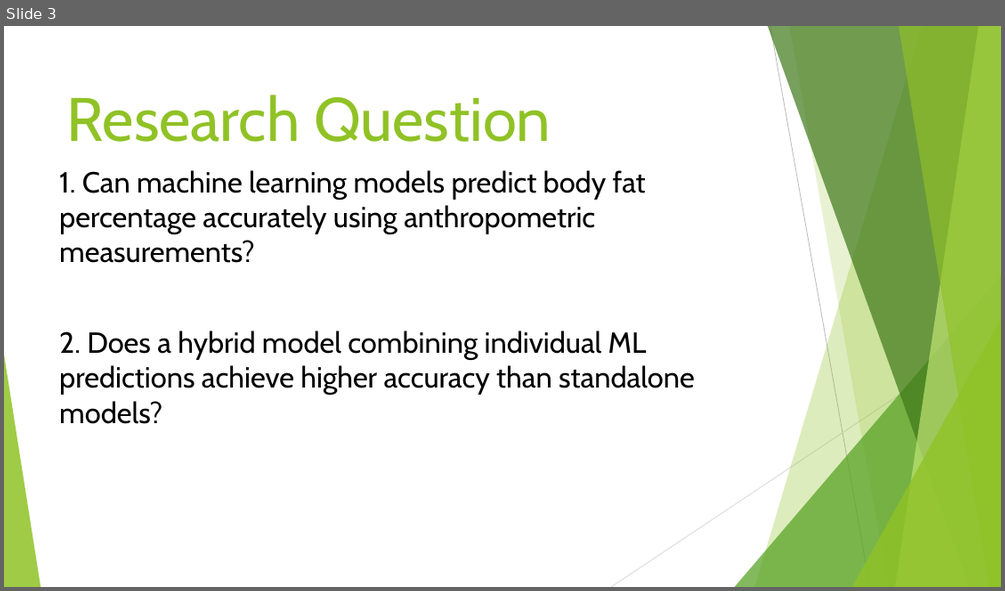
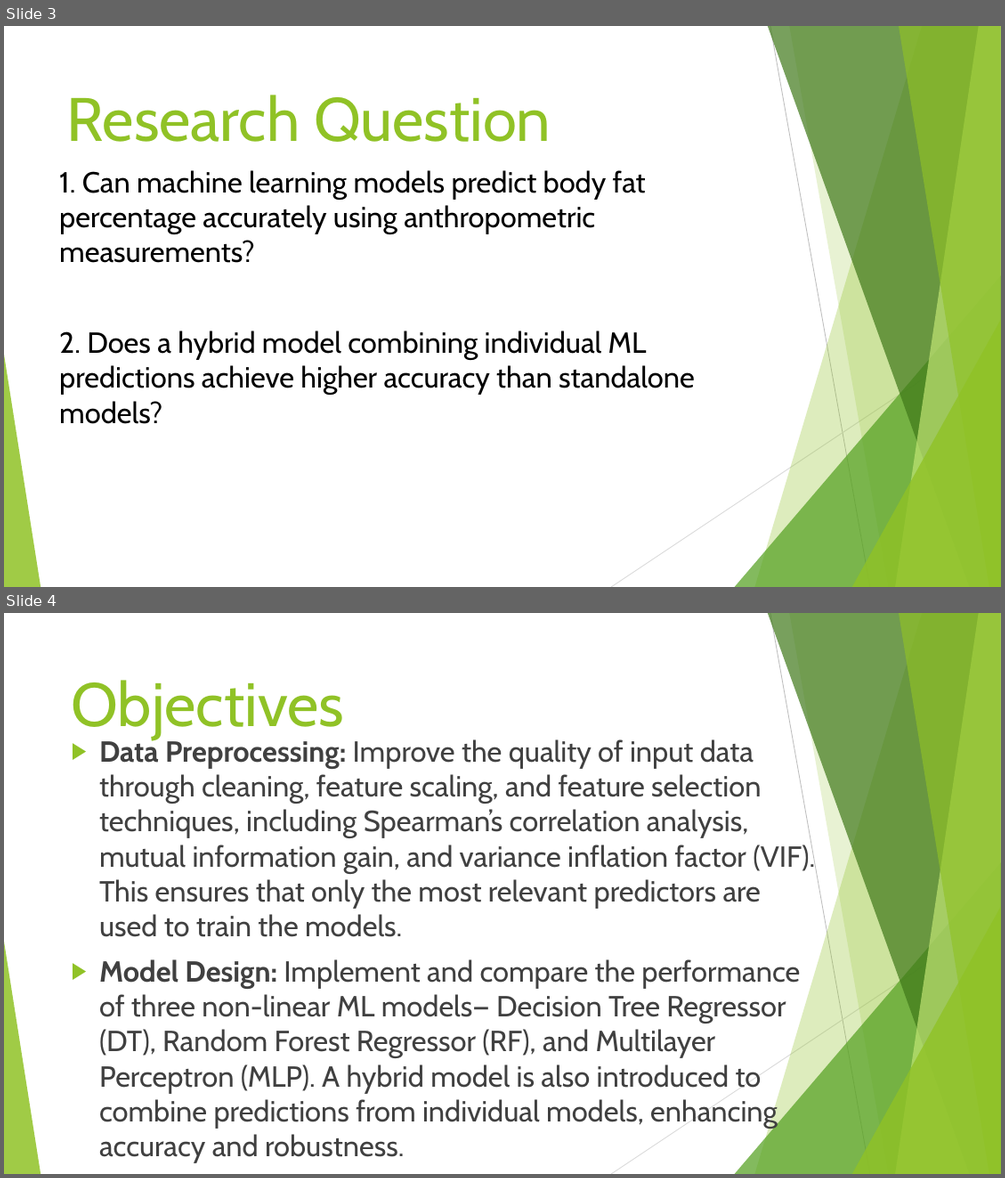
Before and after one commit to AbdulJaleel61/BODYFAT_PREDICTION, a slide deck: Presentation1.pptx. Shown one above the other, each under a label of ours: slide 3 before the commit, slides 3 and 4 after it. The pictures are 1005x591 and 1005x1178 pixels, drawn with LibreOffice and Linux fonts; fonts in the diff are those of the drawing. Boxes give left, top, right and bottom in pixels: in the first picture for what was removed or moved away, otherwise in the second. Text is boxed around its words. In the diff, an @@ line names an element or a change of style, - is before the commit and + after.

```diff
--- a/Presentation1.pptx
+++ b/Presentation1.pptx
@@ slide 4 added at [4, 613, 1001, 1174], background #FFFFFF; not listed: 10 template elements that a slide beside it also shows @@
@@ title added at [72, 680, 344, 740], 59 pt, text #90C226 @@
+Objectives
@@ text added at [99, 738, 815, 1157], 28 pt, text #404040 @@
+▶ Data Preprocessing: Improve the quality of input data through cleaning, feature scaling, and feature selection techniques, including Spearman’s correlation analysis, mutual information gain, and variance inflation factor (VIF). This ensures that only the most relevant predictors are used to train the models.
+▶ Model Design: Implement and compare the performance of three non-linear ML models— Decision Tree Regressor (DT), Random Forest Regressor (RF), and Multilayer Perceptron (MLP). A hybrid model is also introduced to combine predictions from individual models, enhancing accuracy and robustness.
```
Also in this commit, not shown: 13 slides changed, 3 other slides added, 1 slide removed, 3 other files.
